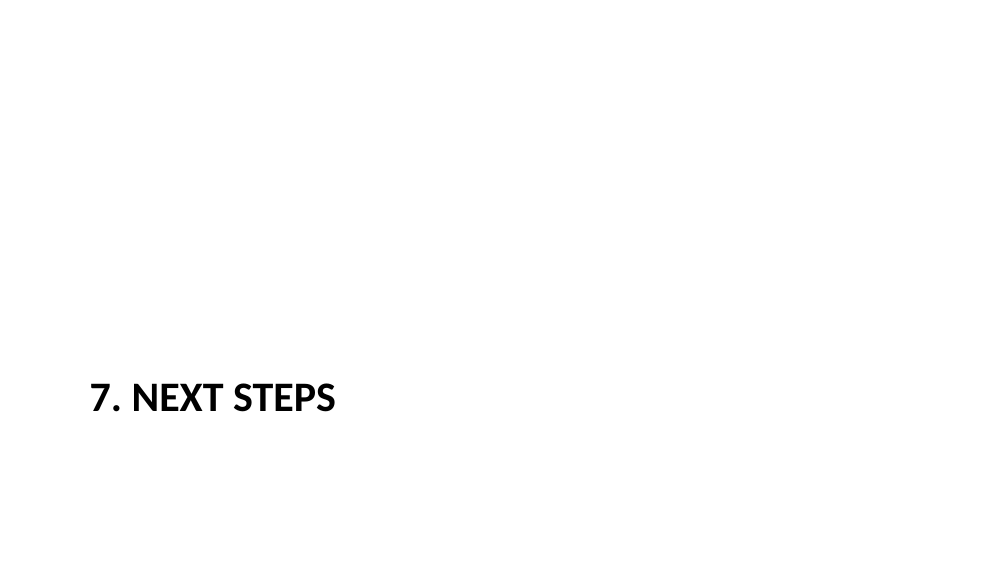
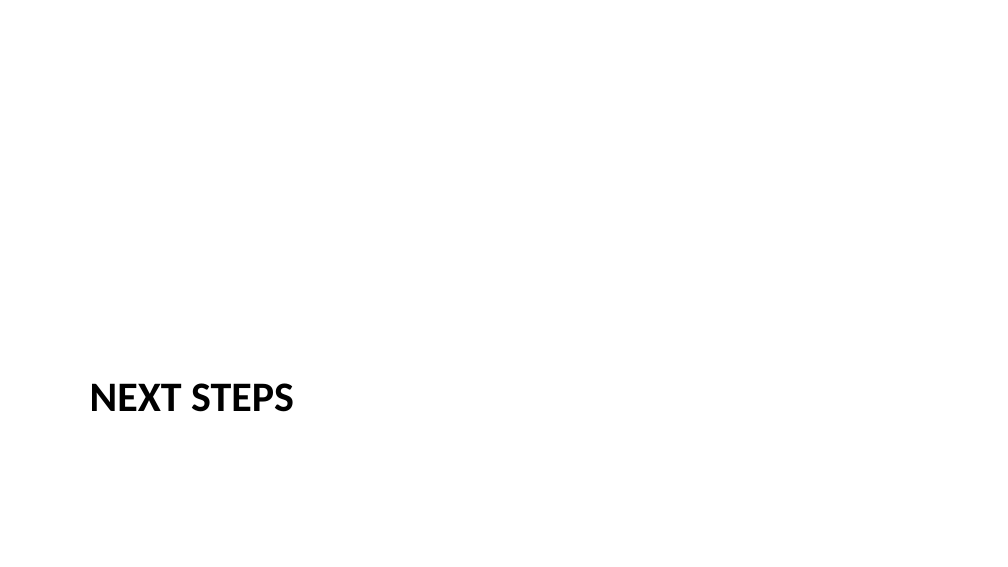
Before and after one commit to igor-kan/quarto-writing, a slide deck: slide 26 of posts/aurora_internal_ai_assistant_proposal_slides.pptx. Drawn at 1008x567 pixels with LibreOffice and Linux fonts; fonts in the diff are those of the drawing. Boxes give left, top, right and bottom in pixels: in the first picture for what was removed or moved away, otherwise in the second. Text is boxed around its words. In the diff, an @@ line names an element or a change of style, - is before the commit and + after.

```diff
--- a/posts/aurora_internal_ai_assistant_proposal_slides.pptx
+++ b/posts/aurora_internal_ai_assistant_proposal_slides.pptx
@@ title at [90, 383, 294, 412]: text changed @@
-7. NEXT STEPS
+NEXT STEPS
```
Also in this commit, not shown: 19 other slides changed, 3 other files.
